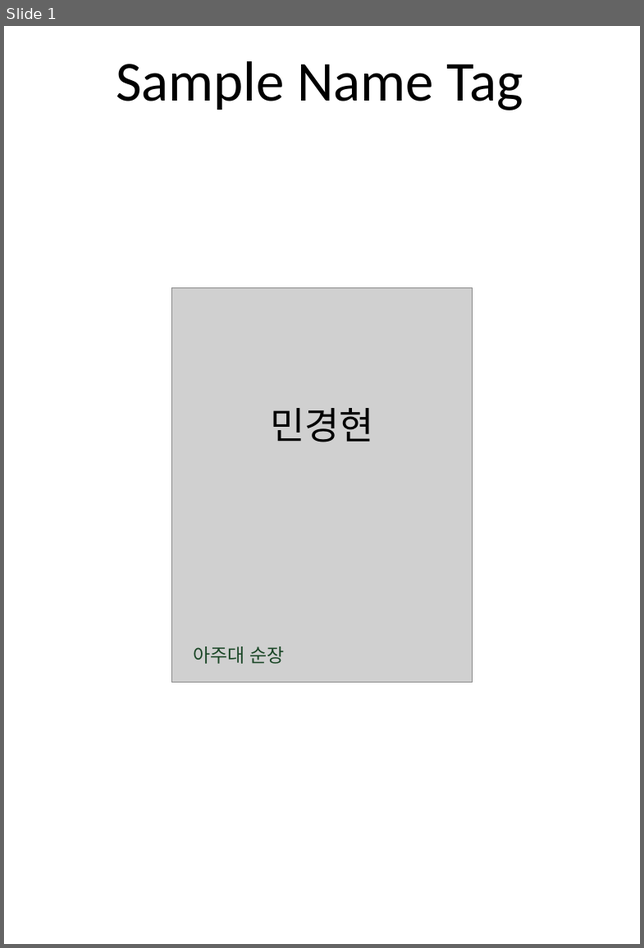
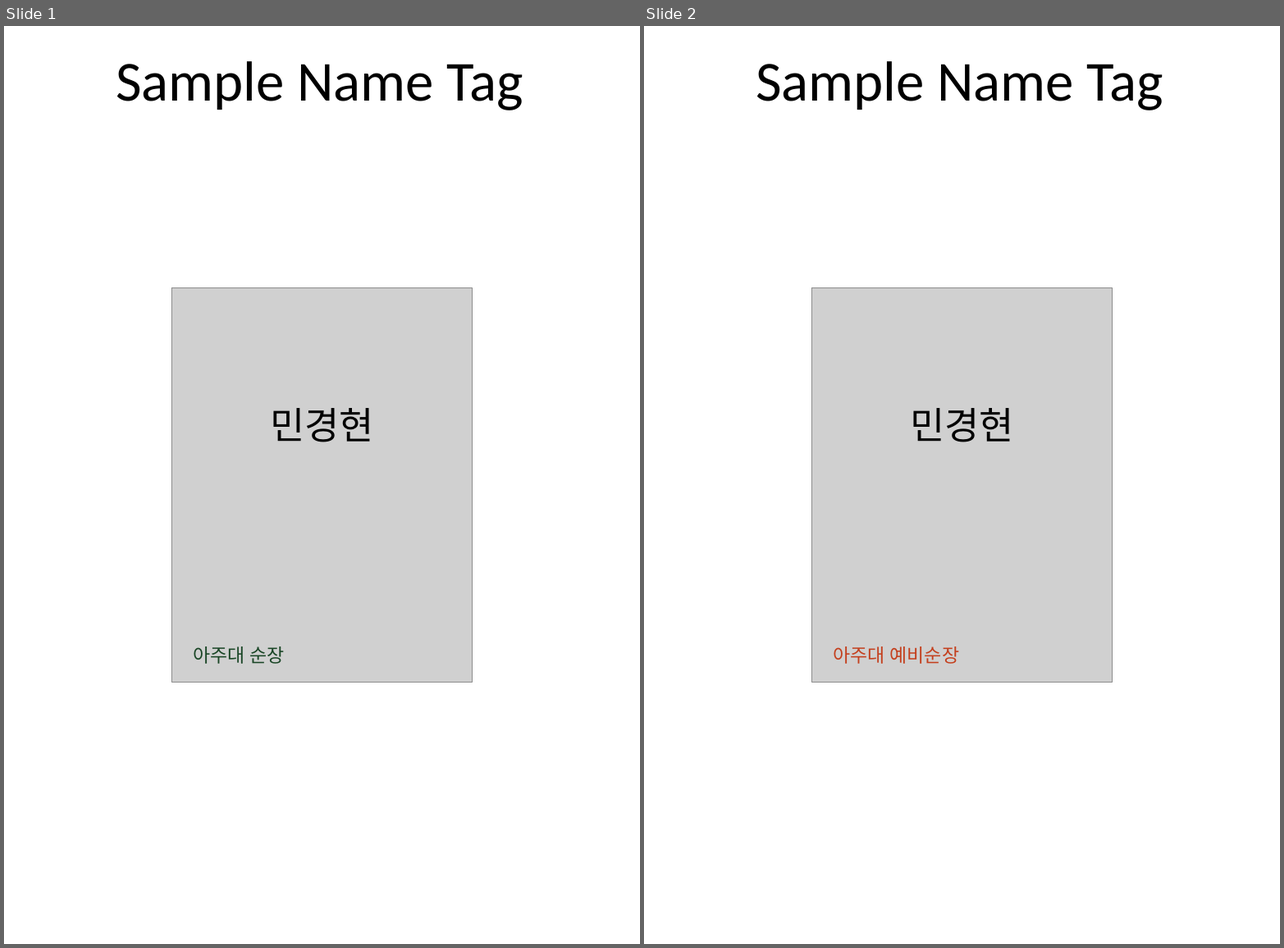
Before and after one commit to enjoeyland/excel2ppt-nametag-generator, a slide deck: example/nametag-example.pptx. Shown side by side, each under a label of ours: slide 1 before the commit, slides 1 and 2 after it. The pictures are 644x948 and 1284x948 pixels, drawn with LibreOffice and Linux fonts; fonts in the diff are those of the drawing; grey boxes stand for pictures. Boxes give left, top, right and bottom in pixels: in the first picture for what was removed or moved away, otherwise in the second. Text is boxed around its words. In the diff, an @@ line names an element or a change of style, - is before the commit and + after.

Commit message:
feat: get positional content information from slide
return by dictiary form. relative postion are given based on lefttop shape.

```diff
--- a/example/nametag-example.pptx
+++ b/example/nametag-example.pptx
@@ slide 2 added at (x1=644, y1=26, x2=1280, y2=944), background #FFFFFF; not listed: 1 template element that a slide beside it also shows @@
@@ picture added at (x1=812, y1=288, x2=1111, y2=682) @@
@@ text added at (x1=910, y1=408, x2=1014, y2=443), 32 pt, text #000000 @@
+민경현
@@ text added at (x1=833, y1=647, x2=959, y2=664), 16 pt, text #C43F1D @@
+아주대 예비순장
```
Also in this commit, not shown: 2 other files.
